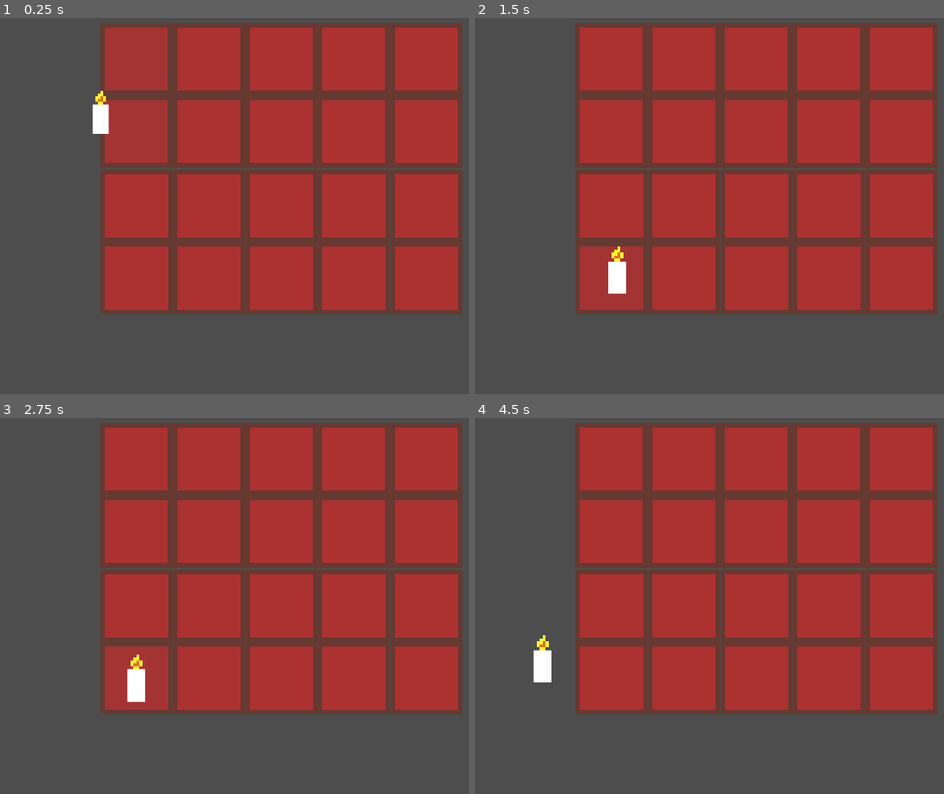
Above: before the commit, frames 1-4 (two rows, left to right).
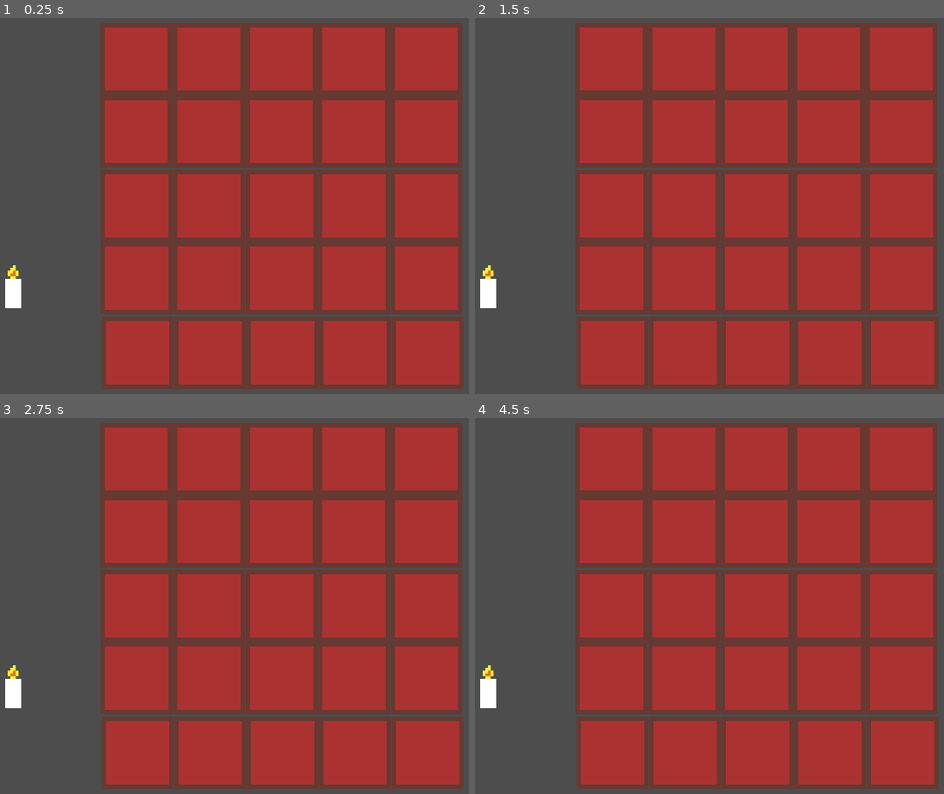
Above: after the commit, the same moments.

Repository: adrientremblay/ld55
Game: Godot game, scene res://scenes/main.tscn
The game is run twice, just before and just after one commit, with the same random seed, the same clock (stepped at 60 frames per second) and the same inputs.
Inputs (mouse positions are in pixels of both pictures, inside the frame that each line leads up to):
- Up to frame 1 (0.25 s): no input
- Up to frame 2 (1.5 s): tap Enter at 0.5 s; move the mouse to (573, 112) at 0.52 s; press the mouse at (573, 112) at 0.53 s; tap Space at 1.25 s; move the mouse to (643, 232) at 1.27 s; release the mouse at (643, 232) at 1.28 s; click (643, 232) at 1.35 s
- Up to frame 3 (2.75 s): tap Enter at 2 s; move the mouse to (375, 527) at 2.02 s; press the mouse at (375, 527) at 2.03 s
- Up to frame 4 (4.5 s): tap Space at 2.75, 4.25 s; move the mouse to (747, 688) at 2.77 s; release the mouse at (747, 688) at 2.78 s; click (747, 688) at 2.85 s; tap Enter at 3.5 s; move the mouse to (outside the picture) at 3.52 s; press the mouse at (outside the picture) at 3.53 s; move the mouse to (578, 553) at 4.27 s; release the mouse at (578, 553) at 4.28 s; click (578, 553) at 4.35 s

The runs differ from the first frame. In frame 1, 15% of the frame differs, in the area x 1-99%, y 19-99%; in frame 2, 15%; in frame 3, 15%, in the area x 1-99%, y 62-99%; in frame 4, 15%.

Commit message:
the altar is COMPLETE

Diff:
--- a/scenes/altar.tscn
+++ b/scenes/altar.tscn
@@ -5,7 +5,7 @@
 [node name="Altar" type="Node2D"]
 scale = Vector2(1.5, 1.5)
 
-[node name="Platform" parent="." instance=ExtResource("1_i1ljc")]
+[node name="Platform1" parent="." instance=ExtResource("1_i1ljc")]
 position = Vector2(45, 45)
 
 [node name="Platform2" parent="." instance=ExtResource("1_i1ljc")]
@@ -124,3 +124,33 @@
 
 [node name="Platform40" parent="." instance=ExtResource("1_i1ljc")]
 position = Vector2(405.333, 317.333)
+
+[node name="Platform41" parent="." instance=ExtResource("1_i1ljc")]
+position = Vector2(46.6667, 410)
+
+[node name="Platform42" parent="." instance=ExtResource("1_i1ljc")]
+position = Vector2(136.667, 410)
+
+[node name="Platform43" parent="." instance=ExtResource("1_i1ljc")]
+position = Vector2(226.667, 410)
+
+[node name="Platform44" parent="." instance=ExtResource("1_i1ljc")]
+position = Vector2(316.667, 410)
+
+[node name="Platform45" parent="." instance=ExtResource("1_i1ljc")]
+position = Vector2(406.667, 410)
+
+[node name="Platform46" parent="." instance=ExtResource("1_i1ljc")]
+position = Vector2(46.6667, 410)
+
+[node name="Platform47" parent="." instance=ExtResource("1_i1ljc")]
+position = Vector2(136.667, 410)
+
+[node name="Platform48" parent="." instance=ExtResource("1_i1ljc")]
+position = Vector2(226.667, 410)
+
+[node name="Platform49" parent="." instance=ExtResource("1_i1ljc")]
+position = Vector2(316.667, 410)
+
+[node name="Platform50" parent="." instance=ExtResource("1_i1ljc")]
+position = Vector2(406.667, 410)
--- a/scenes/main.tscn
+++ b/scenes/main.tscn
@@ -6,7 +6,7 @@
 [node name="Node2D" type="Node2D"]
 
 [node name="object" parent="." instance=ExtResource("2_5ocog")]
-position = Vector2(253, 176)
+position = Vector2(90, 501)
 
 [node name="Altar" parent="." instance=ExtResource("2_64s2l")]
 position = Vector2(252, 9)
